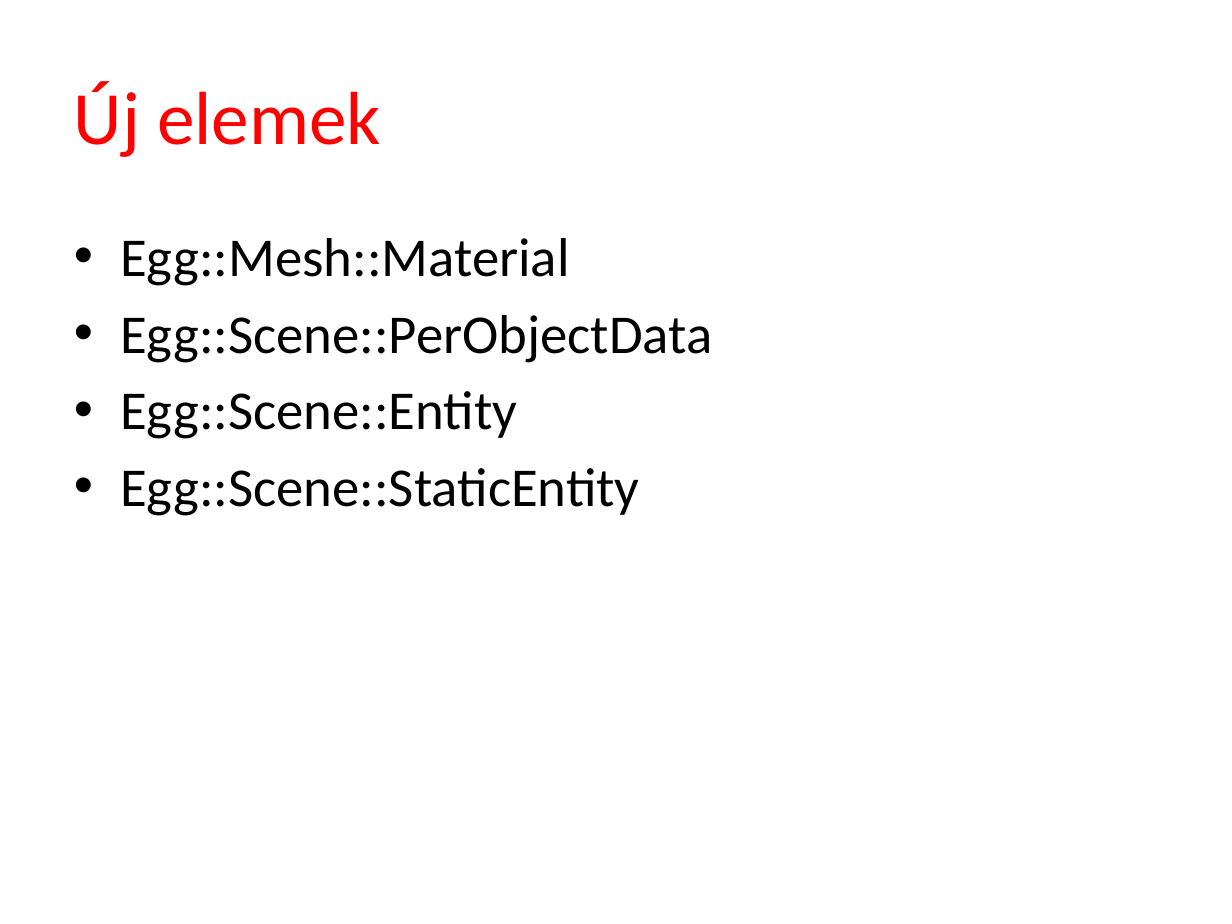
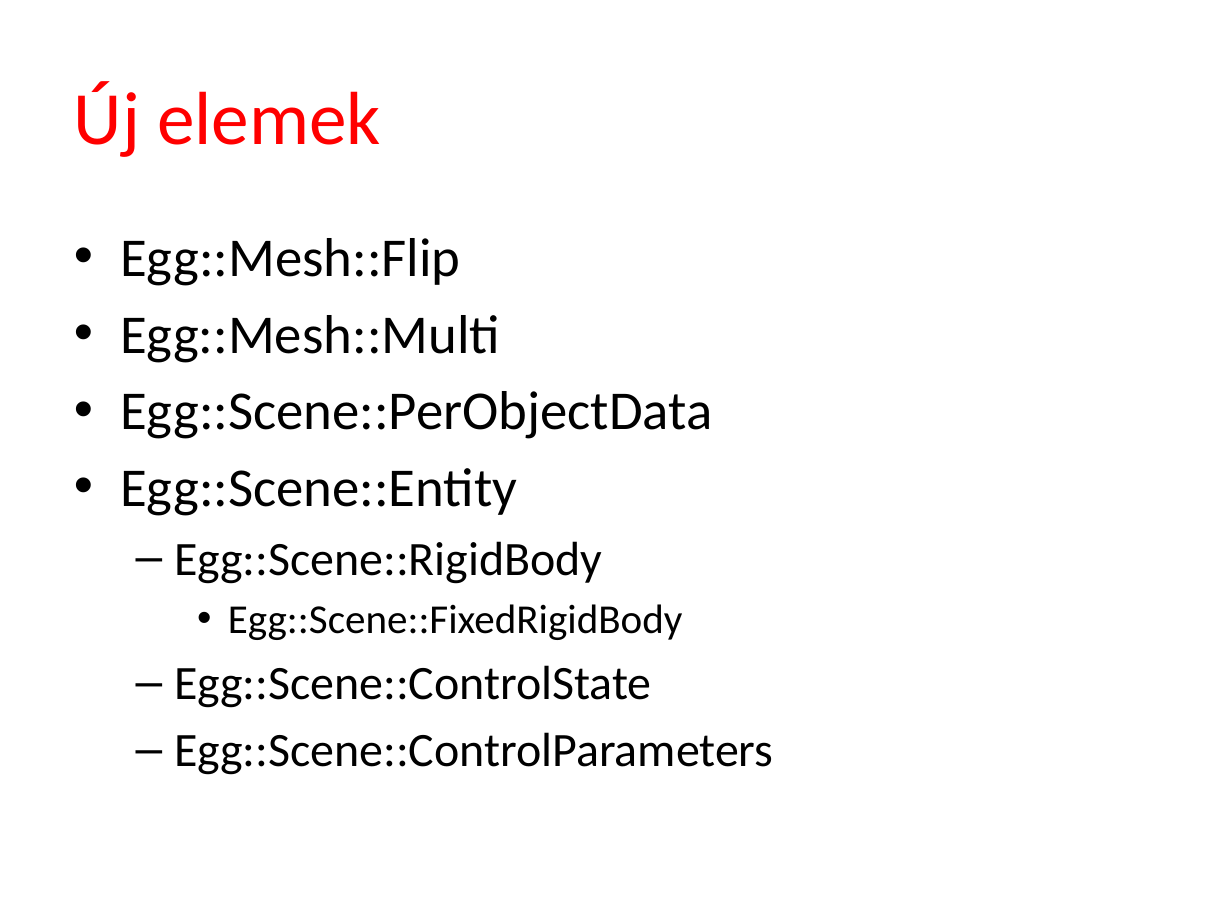
Before and after one commit to szecsi/dx12, a slide deck: slide 2 of Slides/ggl010-Entity.pptx. Drawn at 1232x924 pixels with LibreOffice and Linux fonts; fonts in the diff are those of the drawing; background and template pictures are left out. Boxes give left, top, right and bottom in pixels: in the first picture for what was removed or moved away, otherwise in the second. Text is boxed around its words. In the diff, an @@ line names an element or a change of style, - is before the commit and + after.

```diff
--- a/Slides/ggl010-Entity.pptx
+++ b/Slides/ggl010-Entity.pptx
@@ text at box(120, 238, 500, 363): text changed @@
-• Egg::Mesh::Material
+• Egg::Mesh::Flip
+• Egg::Mesh::Multi
@@ text at box(174, 541, 773, 775): text changed; size 32 to 28 pt @@
-• Egg::Scene::StaticEntity
+  – Egg::Scene::RigidBody
+    • Egg::Scene::FixedRigidBody
+  – Egg::Scene::ControlState
+  – Egg::Scene::ControlParameters
```
Also in this commit, not shown: 2 other slides changed, 3 slides removed, 26 other files.
